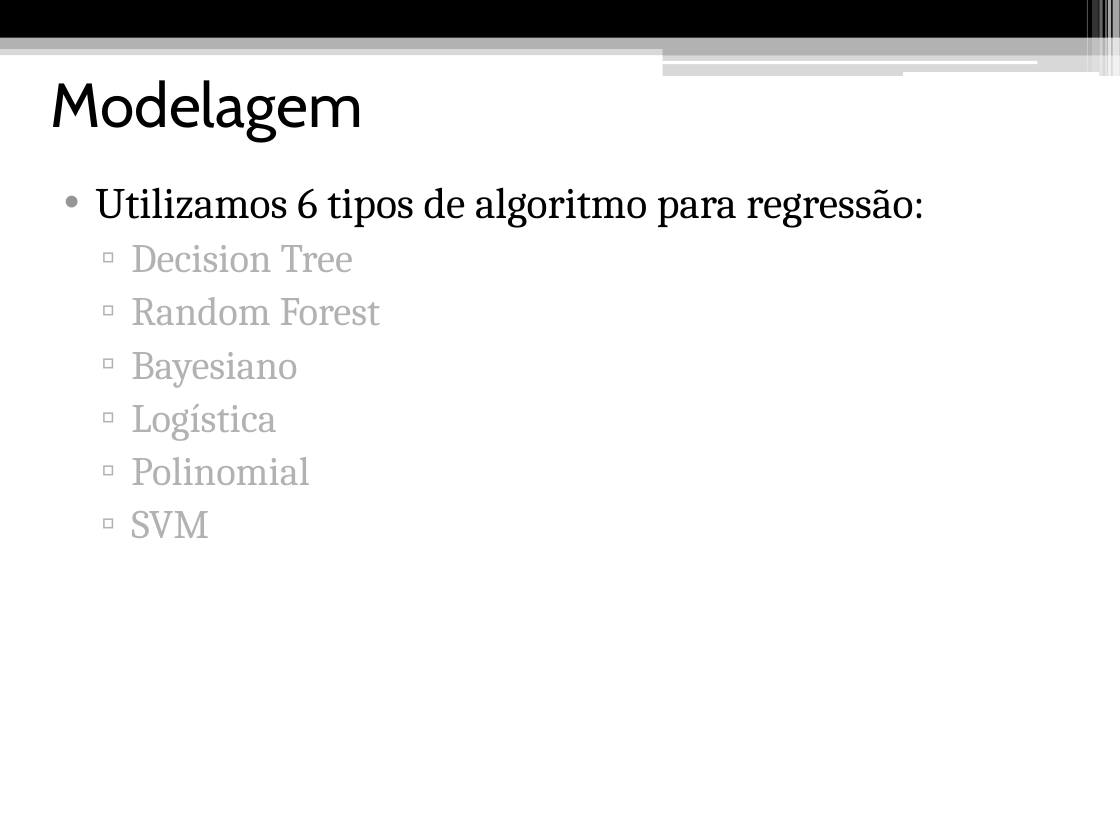
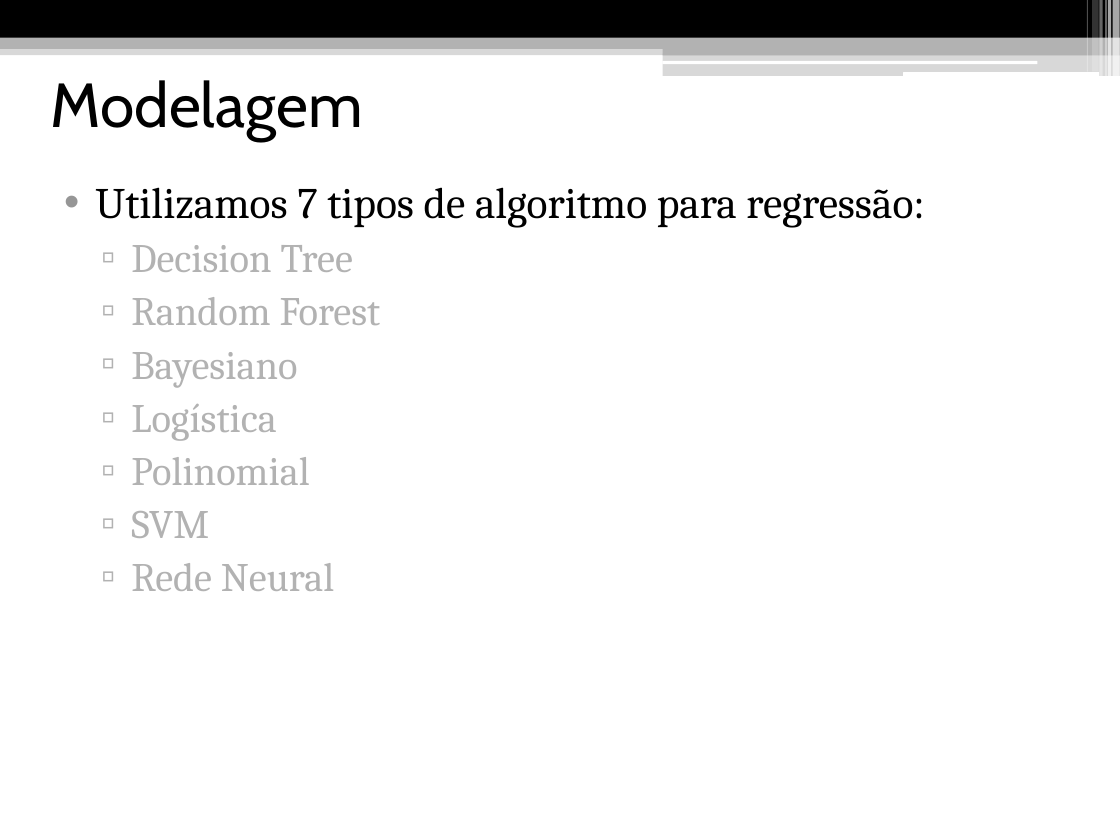
Before and after one commit to nielsencastelo/Analise_dados, a slide deck: slide 16 of Apresentação-Nielsen.pptx. Drawn at 1120x840 pixels with LibreOffice and Linux fonts; fonts in the diff are those of the drawing. Boxes give left, top, right and bottom in pixels: in the first picture for what was removed or moved away, otherwise in the second. Text is boxed around its words. In the diff, an @@ line names an element or a change of style, - is before the commit and + after.

```diff
--- a/Apresentação-Nielsen.pptx
+++ b/Apresentação-Nielsen.pptx
@@ text at box(95, 187, 924, 228): text changed @@
-• Utilizamos 6 tipos de algoritmo para regressão:
+• Utilizamos 7 tipos de algoritmo para regressão:
@@ text at box(131, 563, 334, 591): paragraph added @@
+  ▫ Rede Neural
```
Also in this commit, not shown: 1 other slide changed, 1 other file.
